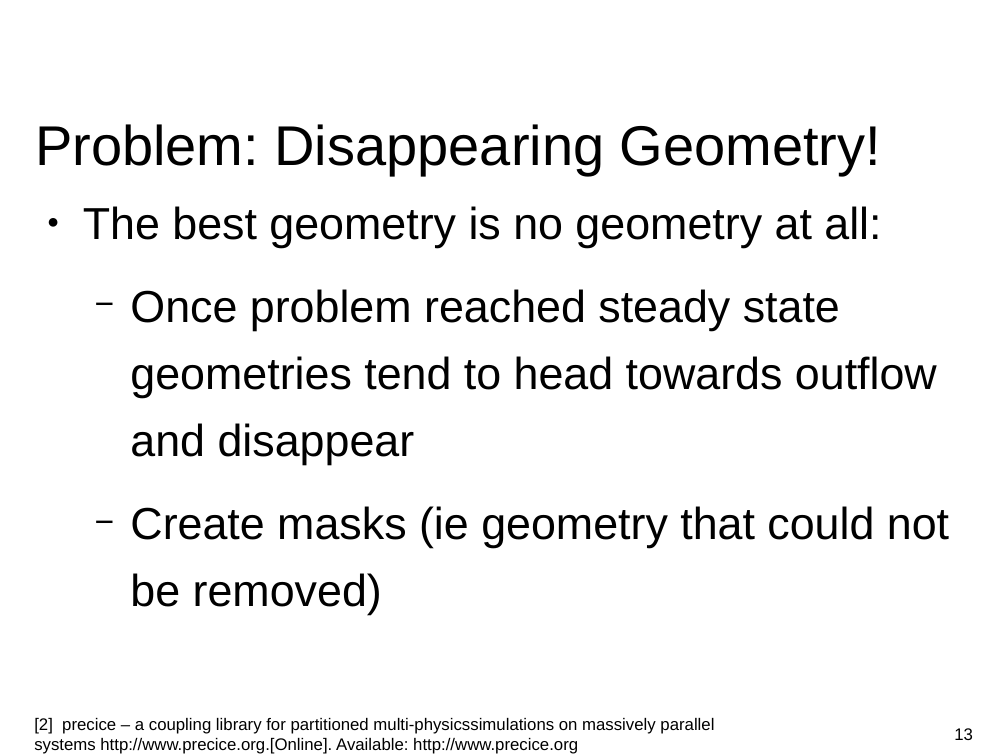
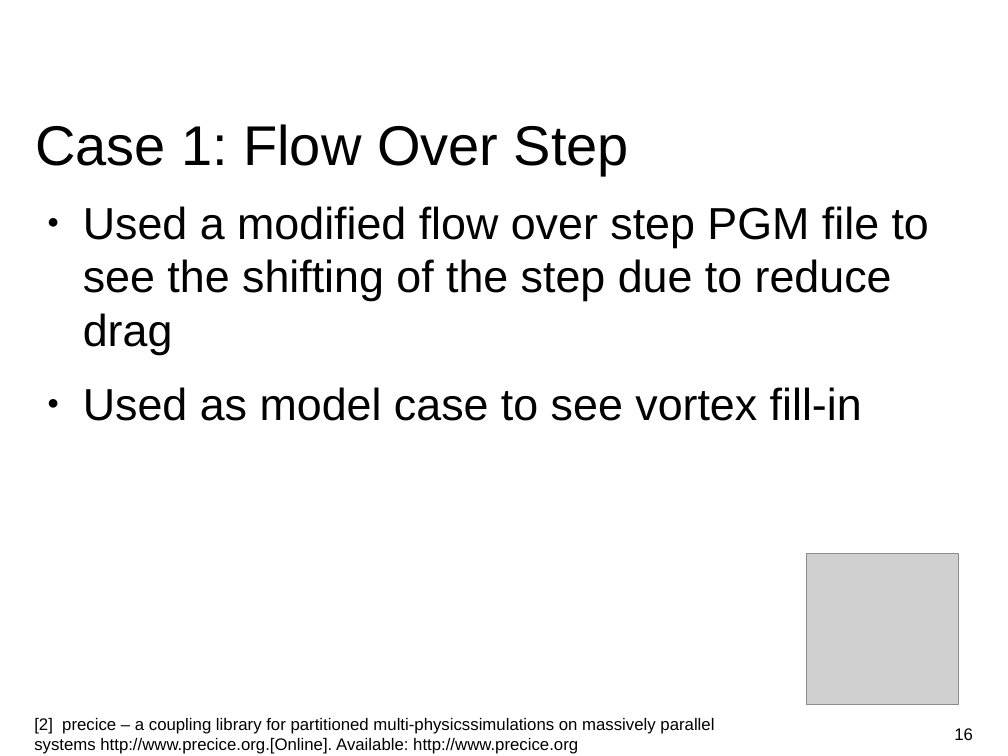
Before and after one commit to huangq1234553/cfd-lab, a slide deck: slide 16 of Presentation.odp (slide 13 before the commit). Drawn at 1008x756 pixels with LibreOffice and Linux fonts; fonts in the diff are those of the drawing; grey boxes stand for pictures; background and template pictures are left out. Boxes give left, top, right and bottom in pixels: in the first picture for what was removed or moved away, otherwise in the second. Text is boxed around its words. In the diff, an @@ line names an element or a change of style, - is before the commit and + after.

```diff
--- a/Presentation.odp
+++ b/Presentation.odp
@@ title at [35, 124, 629, 175]: text changed @@
-Problem: Disappearing Geometry!
+Case 1: Flow Over Step
@@ text at [83, 206, 929, 421]: text changed @@
-● The best geometry is no geometry at all:
-  − Once problem reached steady state geometries tend to head towards outflow and disappear
-  − Create masks (ie geometry that could not be removed)
+● Used a modified flow over step PGM file to see the shifting of the step due to reduce drag
+● Used as model case to see vortex fill-in
@@ picture added at [807, 553, 959, 705] @@
@@ page number at [954, 728, 973, 740]: text changed @@
-13
+16
```
Also in this commit, not shown: 9 other slides changed, 1 slide added, 1 slide removed.
